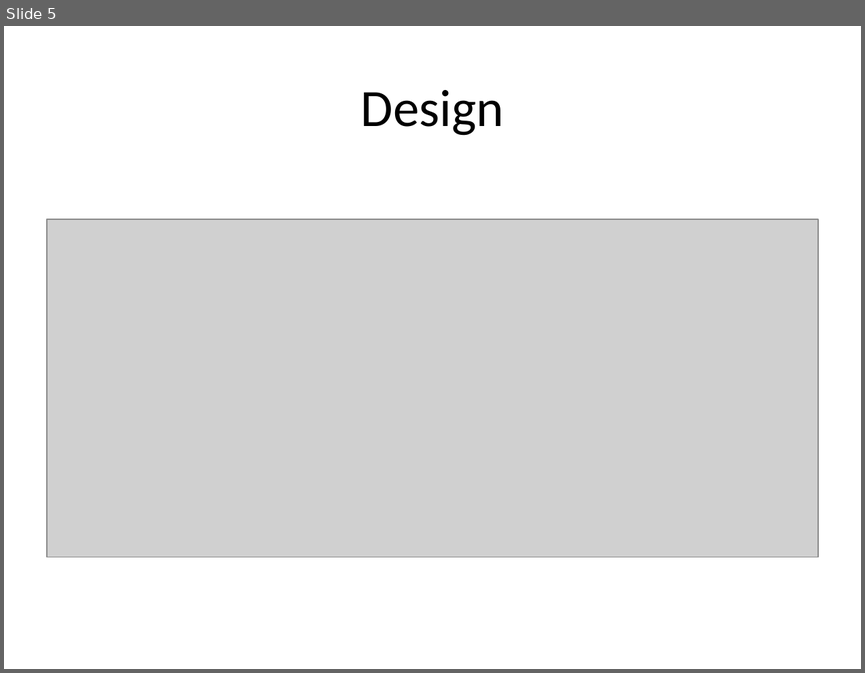
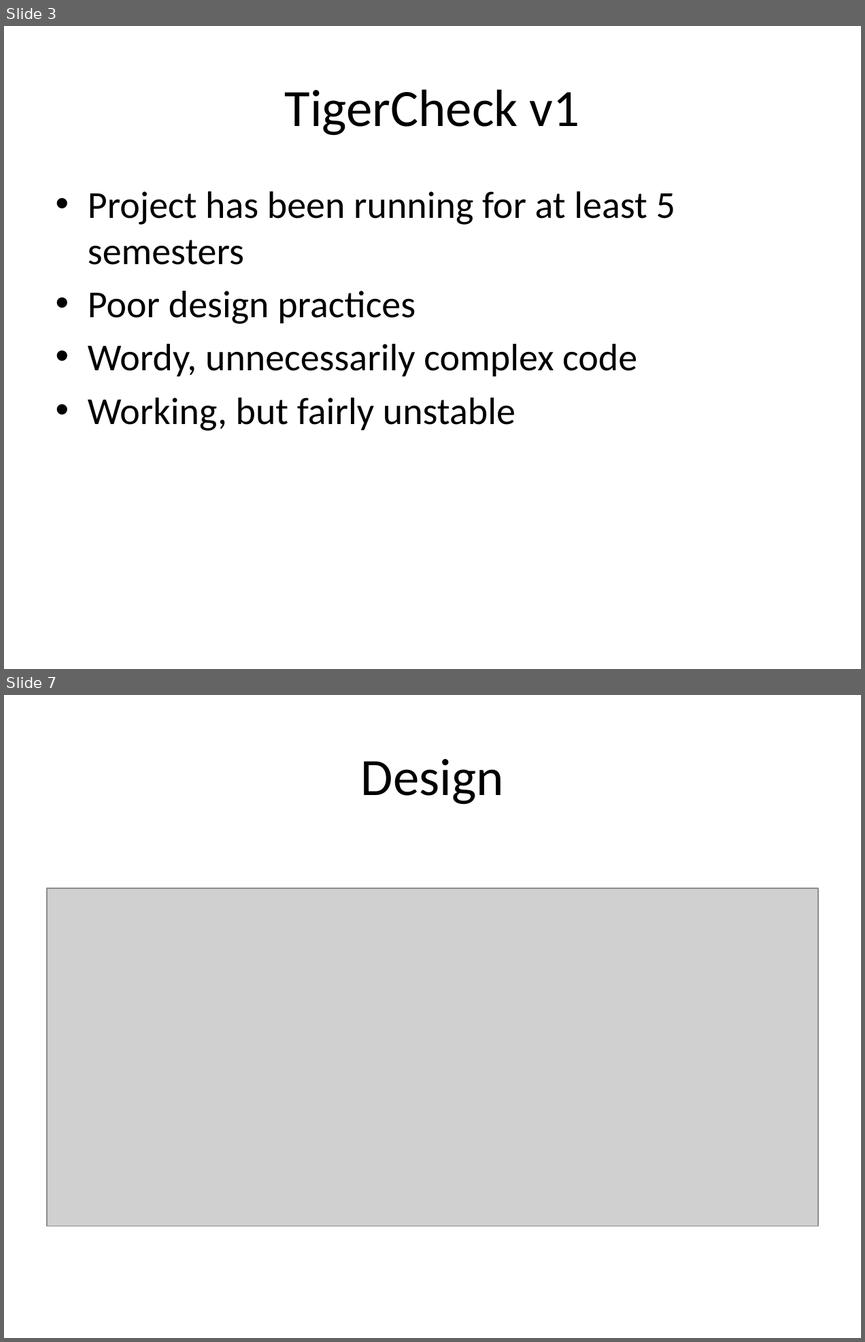
Before and after one commit to TigerCheck/TigerCheck, a slide deck: tigercheck Architectural Spike presentation.pptx. Shown one above the other, each under a label of ours: slide 5 before the commit, slides 3 and 7 after it; the slides between them are not shown. The pictures are 865x673 and 865x1342 pixels, drawn with LibreOffice and Linux fonts; fonts in the diff are those of the drawing; grey boxes stand for pictures. Boxes give left, top, right and bottom in pixels: in the first picture for what was removed or moved away, otherwise in the second. Text is boxed around its words. In the diff, an @@ line names an element or a change of style, - is before the commit and + after.

```diff
--- a/tigercheck Architectural Spike presentation.pptx
+++ b/tigercheck Architectural Spike presentation.pptx
@@ slide 3 added at box(4, 26, 861, 669), background #FFFFFF @@
@@ title added at box(285, 89, 580, 135), 44 pt, text #000000 @@
+TigerCheck v1
@@ text added at box(88, 191, 675, 431), 32 pt, text #000000 @@
+• Project has been running for at least 5 semesters
+• Poor design practices
+• Wordy, unnecessarily complex code
+• Working, but fairly unstable
@@ what was slide 5 is now slide 7 @@
```
Also in this commit, not shown: 3 slides changed, 3 other slides added, 4 slides removed.
